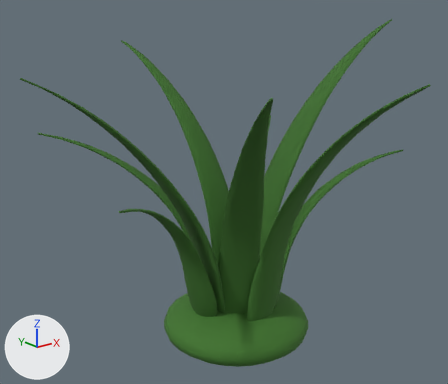
Two versions of the glTF model public/models/meadow-grass/model.glb, one commit apart.
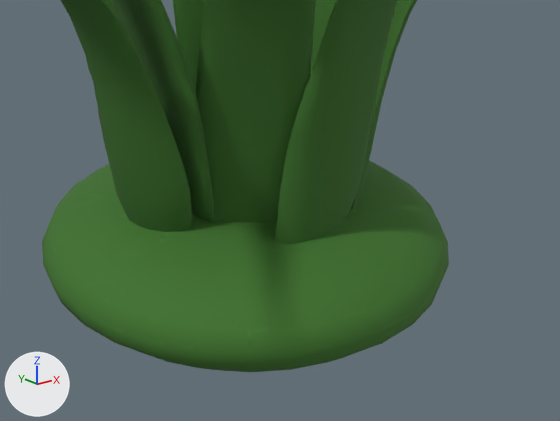
Each version appears first whole from a 50 mm camera at (-0.65, -0.767, 0.588) aimed at (-0.023, 0.018, 0.274), and next in a close-up on the part from 33% to 78% of the width and 61% to 100% of the height. Arrows for +X, +Y and +Z are at lower left; the lights stay in place. The last two pictures show the newer version. Vertices at exactly the same position are counted once.

Script lines for the objects in view, before the commit:
```python
me_meadow_grasssurface = bpy.data.meshes.new('meadow-grassSurface')
me_meadow_grasssurface.from_pydata(...)  # 17762 vertices, 44457 faces; spans x -0.361..0.361, y -0.353..0.353, z 0.0..0.55
me_meadow_grasssurface.materials.append(mat_material_0)  # picture img_image_0
ob_meadow_grass_001 = bpy.data.objects.new('meadow-grass.001', me_meadow_grasssurface)
ob_meadow_grass_001.location = (0.0, 0.0, 0.0)
```
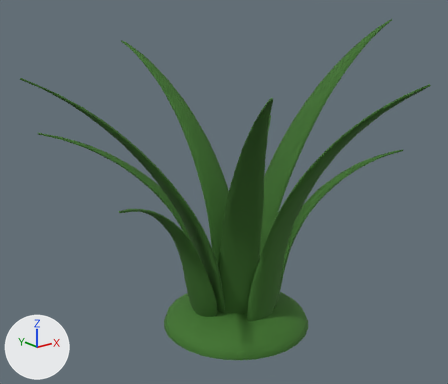
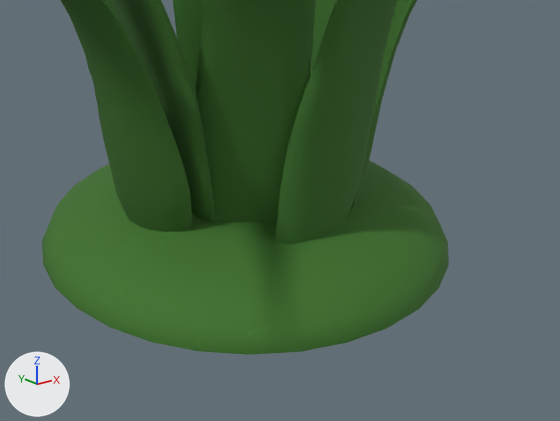
What differs and where, as boxes (x1, y1, x2, y2) in the close-ups (560 x 421 px):
'meadow-grass.001', reshaped
    before: (42, 0, 449, 372)
    after: (42, 0, 449, 355)
part 1 of me_meadow_grasssurface, deleted
    before: (44, 267, 439, 372)

Diff of the bpy script that builds the scene:
```diff
--- a/public/models/meadow-grass/model.glb.py
+++ b/public/models/meadow-grass/model.glb.py
@@ me_meadow_grasssurface @@
 # used by ob_meadow_grass_001; location = (0.0, 0.0, 0.0)
-me_meadow_grasssurface.from_pydata(...)  # 17762 vertices, 44457 faces; spans x -0.361..0.361, y -0.353..0.353, z 0.0..0.55
+me_meadow_grasssurface.from_pydata(...)  # 17497 vertices, 43848 faces; spans x -0.361..0.361, y -0.353..0.353, z 0.039..0.55
+# me_meadow_grasssurface part 1: 265 vertices removed from x -0.14..0.106, y -0.133..0.115, z 0.0..0.039
 me_meadow_grasssurface.materials.append(mat_material_0)
```
